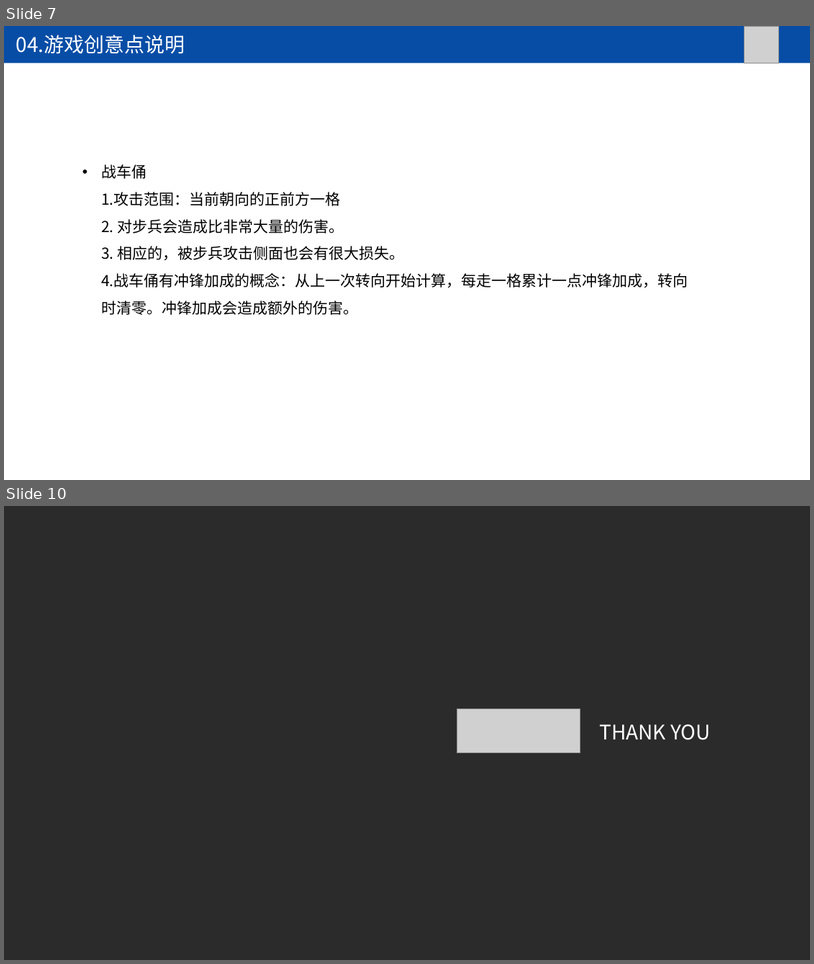
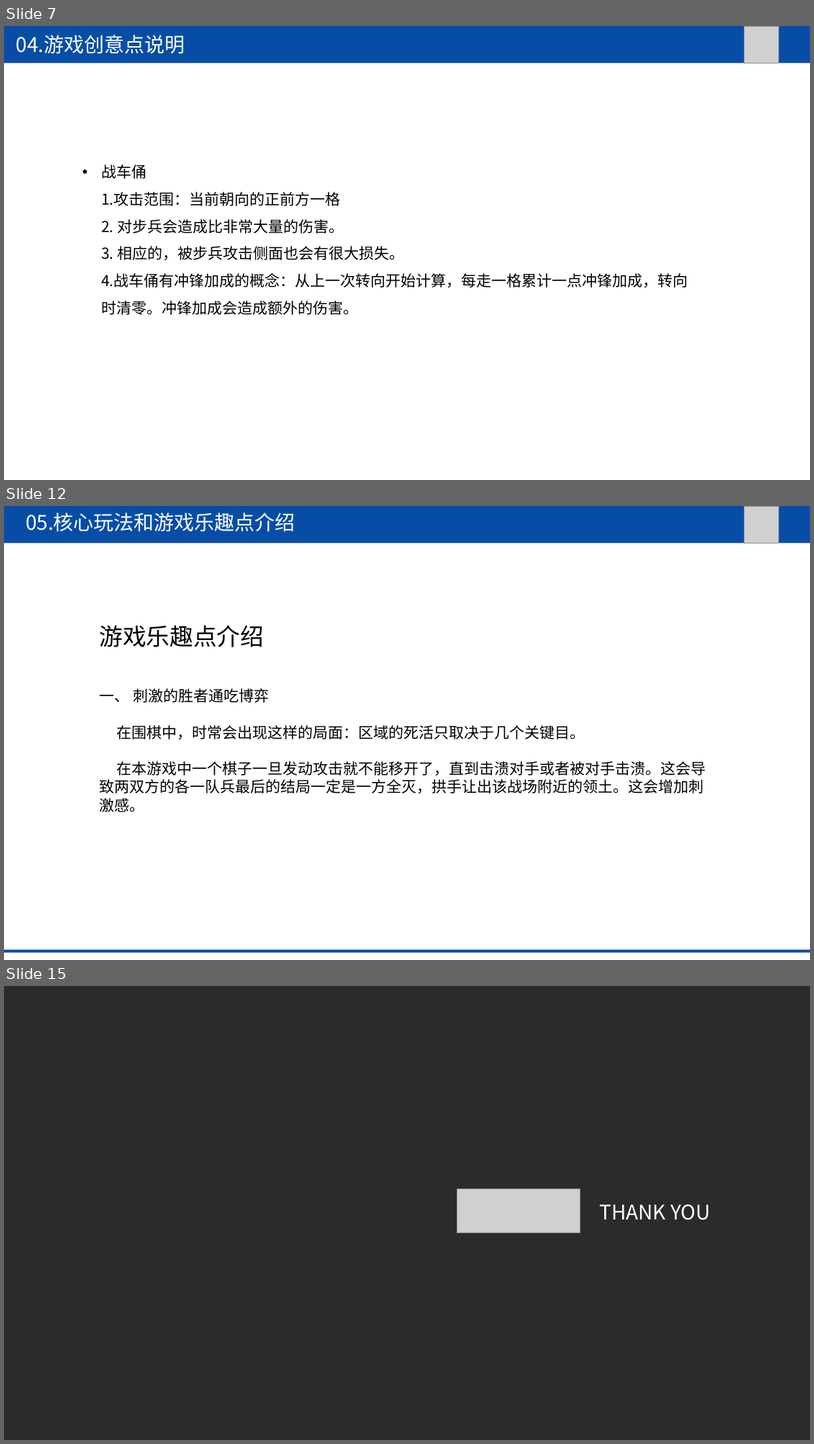
Before and after one commit to kotomineshiki/BMY, a slide deck: 文档ppt.ppt. Shown one above the other, each under a label of ours: slides 7 and 10 before the commit, slides 7, 12 and 15 after it; the slides between them are not shown. The pictures are 814x964 and 814x1444 pixels, drawn with LibreOffice and Linux fonts; fonts in the diff are those of the drawing; grey boxes stand for pictures; background and template pictures are left out; a plain dark background stands for a picture behind light text. Boxes give left, top, right and bottom in pixels: in the first picture for what was removed or moved away, otherwise in the second. Text is boxed around its words. In the diff, an @@ line names an element or a change of style, - is before the commit and + after.

```diff
--- a/文档ppt.ppt
+++ b/文档ppt.ppt
@@ slide 12 added at <box>4,506,810,960</box>, background #FFFFFF @@
@@ rectangle added at <box>4,506,810,543</box>, fill #074DA6 @@
@@ text added at <box>26,512,296,532</box>, 24 pt, text #FFFFFF @@
+05.核心玩法和游戏乐趣点介绍
@@ picture added at <box>744,506,779,543</box> @@
@@ text added at <box>100,625,706,812</box>, 18 pt, text #000000 @@
+游戏乐趣点介绍
+一、 刺激的胜者通吃博弈
+在围棋中，时常会出现这样的局面：区域的死活只取决于几个关键目。
+在本游戏中一个棋子一旦发动攻击就不能移开了，直到击溃对手或者被对手击溃。这会导致两双方的各一队兵最后的结局一定是一方全灭，拱手让出该战场附近的领土。这会增加刺激感。
@@ rectangle added at <box>4,949,810,952</box>, fill #074DA6 @@
@@ what was slide 10 is now slide 15 @@
```
Also in this commit, not shown: 2 slides changed, 4 other slides added, 4 other files.
